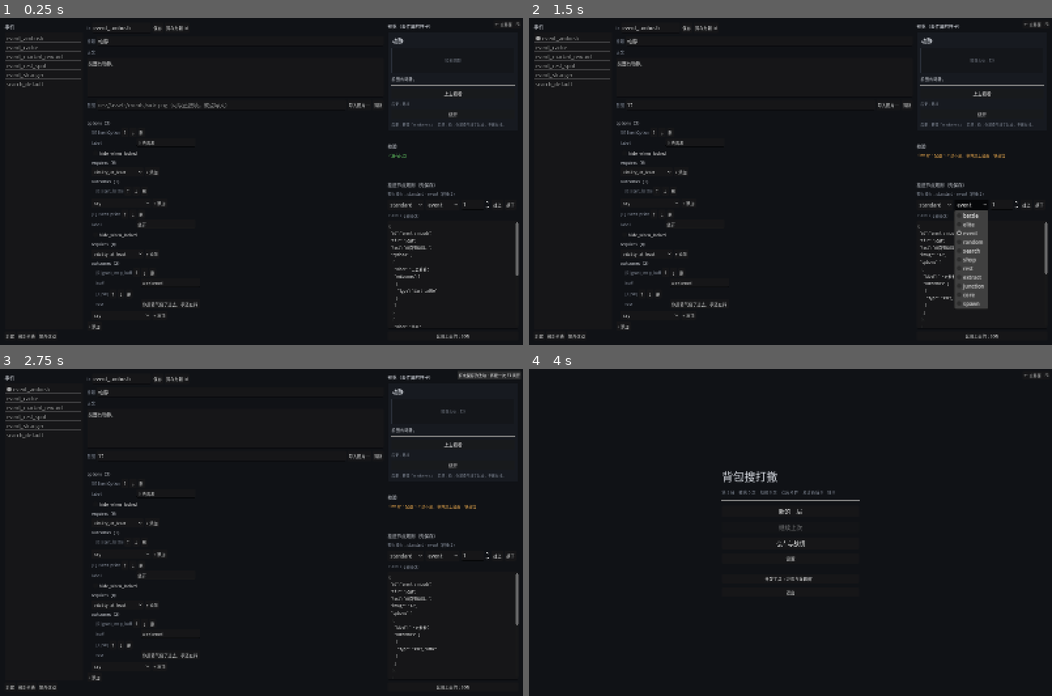
Above: before the commit, frames 1-4 (two rows, left to right).
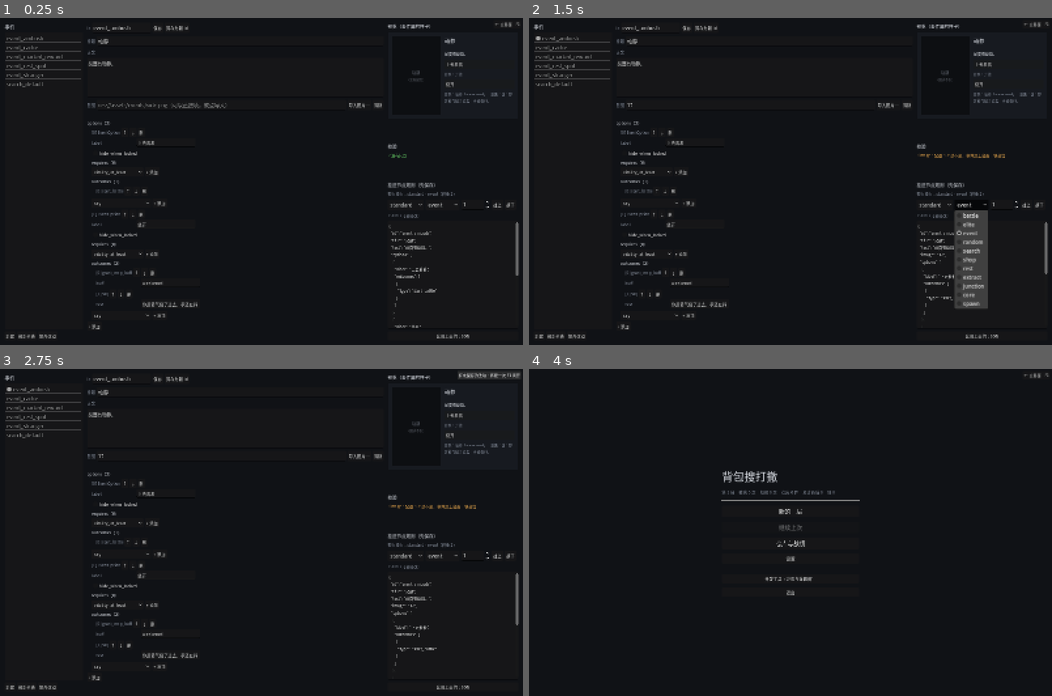
Above: after the commit, the same moments.

Repository: oZlUche/packsoudc
Game: Godot game, scene res://ui/event_editor/event_editor.tscn
The game is run twice, just before and just after one commit, with the same random seed, the same clock (stepped at 60 frames per second) and the same inputs. This scene is started directly instead of the project's main scene.
Inputs (mouse positions are in pixels of both pictures, inside the frame that each line leads up to):
- Up to frame 1 (0.25 s): no input
- Up to frame 2 (1.5 s): click (748, 106) at 0.52 s; type "12" at 0.6 s; click "event" at 1.25 s
- Up to frame 3 (2.75 s): click "← 主界面 F1" at 2 s
- Up to frame 4 (4 s): click "有未保存的改动 · 再按一次 F1 离开" at 2.75 s; click "正式游戏" at 3.5 s

The runs differ from the first frame. In frame 1, 0.7% of the frame differs, in the area x 74-99%, y 6-34%; in frame 2, 0.7%; in frame 3, 0.7%; in frame 4, nothing differs.

Commit message:
feat(ui): 事件屏改版 —— 两栏大框，左边整块是图，右边标题、正文、贴底选项（报告 065）
参考杀戮尖塔：1320×760 的框，左栏 640 宽铺满配图（按比例裁，没图深底色占位），
右栏标题、可滚正文、整行宽的选项，锁住的原因写在按钮底下；结果页同一个框、沿用该点事件的配图。
事件编辑器的预览改成同样的两栏。

Co-Authored-By: Claude Fable 5.1 <noreply@anthropic.com>

Diff:
--- a/tests/test_event_editor.gd
+++ b/tests/test_event_editor.gd
@@ -19,6 +19,14 @@
 	var absolute := ProjectSettings.globalize_path(path)
 	if FileAccess.file_exists(absolute):
 		DirAccess.remove_absolute(absolute)
+
+
+## 预览是两栏的（左图右文），按钮在右栏里，递归找
+static func _collect_buttons(node: Node, out: Array[String]) -> void:
+	for c in node.get_children():
+		if c is Button:
+			out.append((c as Button).text)
+		_collect_buttons(c, out)
 
 
 static func _cleanup_probe() -> void:
@@ -49,9 +57,7 @@
 		t.check(report.ok(), "%s 在编辑器里校验通过：%s" % [id, report.to_text()])
 		# 预览：一个选项一个按钮，顺序一致
 		var buttons: Array[String] = []
-		for c in ed._preview_host.get_children():
-			if c is Button:
-				buttons.append((c as Button).text)
+		_collect_buttons(ed._preview_host, buttons)
 		var labels: Array[String] = []
 		for o in ed._def.options:
 			labels.append((o as EventOption).label)
--- a/ui/event_editor/event_editor.gd
+++ b/ui/event_editor/event_editor.gd
@@ -663,7 +663,7 @@
 	_form_host.add_child(form)
 
 
-## 照着事件屏的样子画：标题、图、正文、选项；每个选项底下写条件与后果
+## 照着事件屏画（两栏：左边图，右边标题、正文、选项）；每个选项底下写条件与后果
 func _rebuild_preview() -> void:
 	# 先摘下来再 free：queue_free 到帧末才真的走，同一帧里数子节点会把旧的也数进去
 	for c in _preview_host.get_children():
@@ -671,21 +671,30 @@
 		c.queue_free()
 	if _def == null:
 		return
-	_preview_host.add_child(_label(_def.title if _def.title != "" else String(_def.id), 18, UiPalette.FG))
-	_preview_host.add_child(_image_control(_def.image, Vector2(360, 110)))
+	var row := HBoxContainer.new()
+	row.add_theme_constant_override("separation", 12)
+	_preview_host.add_child(row)
+	var title := _def.title if _def.title != "" else String(_def.id)
+	row.add_child(_image_control(_def.image, title, Vector2(150, 240)))
+	var col := VBoxContainer.new()
+	col.size_flags_horizontal = Control.SIZE_EXPAND_FILL
+	col.add_theme_constant_override("separation", 8)
+	row.add_child(col)
+	col.add_child(_label(title, 17, UiPalette.FG))
+	col.add_child(HSeparator.new())
 	if _def.text != "":
-		_preview_host.add_child(_wrapped(_def.text, 13, UiPalette.FG, 360))
-	_preview_host.add_child(HSeparator.new())
+		col.add_child(_wrapped(_def.text, 12, UiPalette.FG, 190))
 	for i in _def.options.size():
 		var opt := _def.options[i] as EventOption
 		if opt == null:
 			continue
 		var b := Button.new()
 		b.text = opt.label if opt.label != "" else "（没有字）"
+		b.alignment = HORIZONTAL_ALIGNMENT_LEFT
 		b.add_theme_font_override("font", _font)
-		b.add_theme_font_size_override("font_size", 14)
+		b.add_theme_font_size_override("font_size", 13)
 		b.set_meta("option", i)
-		_preview_host.add_child(b)
+		col.add_child(b)
 		var notes: Array[String] = []
 		for c in opt.requires:
 			var cond := c as EventCondition
@@ -699,7 +708,7 @@
 			notes.append("条件不满足时不显示")
 		if notes.is_empty():
 			notes.append("（什么也不做，点了就走）")
-		_preview_host.add_child(_wrapped("　".join(notes), 11, UiPalette.DIM, 360))
+		col.add_child(_wrapped("　".join(notes), 11, UiPalette.DIM, 190))
 
 
 static func _describe(construct: Object) -> String:
@@ -707,26 +716,36 @@
 	return s if s != "" else String(ContentSchema.registry_name_of(construct))
 
 
-func _image_control(path: String, size: Vector2) -> Control:
-	var tex := EventImage.load_texture(path)
-	if tex != null:
+## 左栏的图：铺满、按比例裁，和事件屏一个画法；没有图就深底色写占位
+func _image_control(path: String, title: String, size: Vector2) -> Control:
+	var area := Control.new()
+	area.clip_contents = true
+	area.custom_minimum_size = size
+	var tex2d := EventImage.load_texture(path)
+	if tex2d != null:
 		var rect := TextureRect.new()
-		rect.texture = tex
-		rect.expand_mode = TextureRect.EXPAND_FIT_WIDTH_PROPORTIONAL
-		rect.custom_minimum_size = size
-		return rect
-	var box := PanelContainer.new()
-	var st := StyleBoxFlat.new()
-	st.bg_color = Color("14161a")
-	st.border_color = UiPalette.LINE
-	st.set_border_width_all(1)
-	box.add_theme_stylebox_override("panel", st)
-	box.custom_minimum_size = Vector2(size.x, size.y * 0.7)
-	var l := _label("（图像占位：%s）" % path if path != "" else "（没有配图）", 11, UiPalette.DIM.darkened(0.2))
-	l.horizontal_alignment = HORIZONTAL_ALIGNMENT_CENTER
-	l.vertical_alignment = VERTICAL_ALIGNMENT_CENTER
-	box.add_child(l)
-	return box
+		rect.texture = tex2d
+		rect.expand_mode = TextureRect.EXPAND_IGNORE_SIZE
+		rect.stretch_mode = TextureRect.STRETCH_KEEP_ASPECT_COVERED
+		rect.set_anchors_and_offsets_preset(Control.PRESET_FULL_RECT)
+		area.add_child(rect)
+		return area
+	var bg := ColorRect.new()
+	bg.color = Color("0d0f12")
+	bg.set_anchors_and_offsets_preset(Control.PRESET_FULL_RECT)
+	area.add_child(bg)
+	var center := CenterContainer.new()
+	center.set_anchors_and_offsets_preset(Control.PRESET_FULL_RECT)
+	area.add_child(center)
+	var col := VBoxContainer.new()
+	center.add_child(col)
+	var big := _label(title, 13, UiPalette.DIM.darkened(0.35))
+	big.horizontal_alignment = HORIZONTAL_ALIGNMENT_CENTER
+	col.add_child(big)
+	var hint := _label("（没有配图）" if path == "" else "（图读不到）", 10, UiPalette.DIM.darkened(0.45))
+	hint.horizontal_alignment = HORIZONTAL_ALIGNMENT_CENTER
+	col.add_child(hint)
+	return area
 
 
 ## 校验走的就是导入器本身
--- a/ui/game/event_screen.gd
+++ b/ui/game/event_screen.gd
@@ -3,6 +3,11 @@
 ##
 ## 两种模式由 payload 决定：带 `def` 是选项页，带 `detail` 是结果页。
 extends GameScreen
+
+## 整块框的大小（视口 1600×1000）：占大半个屏幕，左栏是图
+const PANEL_SIZE := Vector2(1320, 760)
+const IMAGE_WIDTH := 640.0
+const TEXT_WIDTH := 560.0
 
 var _def: EventDef = null
 var _node: MapNode = null
@@ -20,14 +25,7 @@
 
 
 func _open_options() -> void:
-	var panel := _centered_panel(Vector2(640, 0), 20)
-	var col := _vbox(10)
-	panel.add_child(col)
-	col.add_child(_label(_def.title if _def.title != "" else String(_def.id), 20, UiPalette.FG))
-	col.add_child(_image(_def.image))
-	if _def.text != "":
-		col.add_child(_wrapped(_def.text, 14, UiPalette.FG, 600))
-	col.add_child(HSeparator.new())
+	var col := _frame(_def.image, _def.title if _def.title != "" else String(_def.id), _def.text)
 	for i in _def.options.size():
 		var opt := _def.options[i] as EventOption
 		var state := flow.run.events.option_state(i)
@@ -35,19 +33,16 @@
 		if not ok and opt.hide_when_locked:
 			continue
 		var idx := i
-		var b := _button(opt.label + ("　（%s）" % state["why"] if not ok else ""), func(): choose(idx), 14)
-		b.alignment = HORIZONTAL_ALIGNMENT_LEFT
+		var b := _option_button(opt.label, func(): choose(idx))
 		b.disabled = not ok
 		_option_btns.append(b)
 		col.add_child(b)
+		if not ok:
+			col.add_child(_label("　" + String(state["why"]), 13, UiPalette.DIM))
 
 
 func _open_result(payload: Dictionary) -> void:
 	var detail: Dictionary = payload.get("detail", {})
-	var panel := _centered_panel(Vector2(560, 0), 20)
-	var col := _vbox(10)
-	panel.add_child(col)
-	col.add_child(_label(String(payload.get("outcome", "事件")), 18, UiPalette.FG))
 	var lines: Array[String] = []
 	for text in detail.get("log", []):
 		lines.append(String(text))
@@ -71,32 +66,91 @@
 		lines.append("失去「%s」" % (bd2.display_name if bd2 != null else String(id)))
 	if lines.is_empty():
 		lines.append("什么也没发生。")
-	for line in lines:
-		col.add_child(_wrapped(line, 14, UiPalette.FG, 520))
-	col.add_child(_button("继续", proceed, 14))
+	# 结果页配图沿用这个点的事件（结果只是同一件事的下一页）；老路的事件点没有定义，画占位
+	var image := ""
+	if _node != null and flow.event_defs != null:
+		var def: EventDef = flow.event_defs.get(StringName(String(_node.content.get("event", ""))), null)
+		if def != null:
+			image = def.image
+	var col := _frame(image, String(payload.get("outcome", "事件")), "\n".join(lines))
+	col.add_child(_option_button("继续", proceed))
 
 
-## 图像占位：有文件就画，没有就一块底色写着路径（或「没有配图」）
-func _image(path: String) -> Control:
+## 两栏的框（参考杀戮尖塔的事件屏）：左边整块是图，右边标题、正文、选项。占掉大半个屏幕，底下的地图压暗。
+##
+## 返回右栏底部放选项的容器，调用方往里加按钮；正文在可滚的区域里，选项贴在底部
+func _frame(image_path: String, title: String, body: String) -> VBoxContainer:
+	var panel := _centered_panel(PANEL_SIZE, 0)
+	var row := _hbox(0)
+	panel.add_child(row)
+	row.add_child(_image_area(image_path, title))
+
+	var margin := MarginContainer.new()
+	margin.size_flags_horizontal = Control.SIZE_EXPAND_FILL
+	margin.size_flags_vertical = Control.SIZE_EXPAND_FILL
+	for side in ["left", "right", "top", "bottom"]:
+		margin.add_theme_constant_override("margin_" + side, 28)
+	row.add_child(margin)
+	var col := _vbox(14)
+	col.size_flags_vertical = Control.SIZE_EXPAND_FILL
+	margin.add_child(col)
+
+	col.add_child(_label(title, 28, UiPalette.FG))
+	col.add_child(HSeparator.new())
+	var scroll := ScrollContainer.new()
+	scroll.size_flags_vertical = Control.SIZE_EXPAND_FILL
+	scroll.horizontal_scroll_mode = ScrollContainer.SCROLL_MODE_DISABLED
+	col.add_child(scroll)
+	if body != "":
+		var text := _wrapped(body, 17, UiPalette.FG, TEXT_WIDTH)
+		text.add_theme_constant_override("line_spacing", 6)
+		scroll.add_child(text)
+	var options := _vbox(8)
+	options.name = "Options"
+	col.add_child(options)
+	return options
+
+
+## 左栏：图铺满、按比例裁；没有图就一块深底色写着占位
+func _image_area(path: String, title: String) -> Control:
+	var area := Control.new()
+	area.clip_contents = true
+	area.custom_minimum_size = Vector2(IMAGE_WIDTH, 0)
+	area.size_flags_vertical = Control.SIZE_EXPAND_FILL
 	var loaded := EventImage.load_texture(path)
 	if loaded != null:
 		var tex := TextureRect.new()
 		tex.texture = loaded
-		tex.expand_mode = TextureRect.EXPAND_FIT_WIDTH_PROPORTIONAL
-		tex.custom_minimum_size = Vector2(600, 180)
-		return tex
-	var box := PanelContainer.new()
-	var st := StyleBoxFlat.new()
-	st.bg_color = Color("14161a")
-	st.border_color = UiPalette.LINE
-	st.set_border_width_all(1)
-	box.add_theme_stylebox_override("panel", st)
-	box.custom_minimum_size = Vector2(600, 120)
-	var l := _label("（图像占位：%s）" % path if path != "" else "（没有配图）", 12, UiPalette.DIM.darkened(0.2))
-	l.horizontal_alignment = HORIZONTAL_ALIGNMENT_CENTER
-	l.vertical_alignment = VERTICAL_ALIGNMENT_CENTER
-	box.add_child(l)
-	return box
+		tex.expand_mode = TextureRect.EXPAND_IGNORE_SIZE
+		tex.stretch_mode = TextureRect.STRETCH_KEEP_ASPECT_COVERED
+		tex.set_anchors_and_offsets_preset(Control.PRESET_FULL_RECT)
+		area.add_child(tex)
+		return area
+	var bg := ColorRect.new()
+	bg.color = Color("0d0f12")
+	bg.set_anchors_and_offsets_preset(Control.PRESET_FULL_RECT)
+	area.add_child(bg)
+	var center := CenterContainer.new()
+	center.set_anchors_and_offsets_preset(Control.PRESET_FULL_RECT)
+	area.add_child(center)
+	var col := _vbox(6)
+	center.add_child(col)
+	var big := _label(title, 22, UiPalette.DIM.darkened(0.35))
+	big.horizontal_alignment = HORIZONTAL_ALIGNMENT_CENTER
+	col.add_child(big)
+	var hint := _label("（图像占位：%s）" % path if path != "" else "（没有配图）", 12, UiPalette.DIM.darkened(0.45))
+	hint.horizontal_alignment = HORIZONTAL_ALIGNMENT_CENTER
+	col.add_child(hint)
+	return area
+
+
+## 一个选项：整行宽、左对齐、够高
+func _option_button(text: String, handler: Callable) -> Button:
+	var b := _button(text, handler, 17)
+	b.alignment = HORIZONTAL_ALIGNMENT_LEFT
+	b.custom_minimum_size.y = 48
+	b.size_flags_horizontal = Control.SIZE_EXPAND_FILL
+	return b
 
 
 #region 公开动作
Binary file changed: docs/reports/images/064-event-editor.png
Binary file added: docs/reports/images/065-event-screen.png
Not shown, changed: docs/architecture.md
Not shown, added: docs/reports/065-event-screen-layout.md
Not shown, changed: docs/reports/README.md
Not shown, changed: docs/status.md
